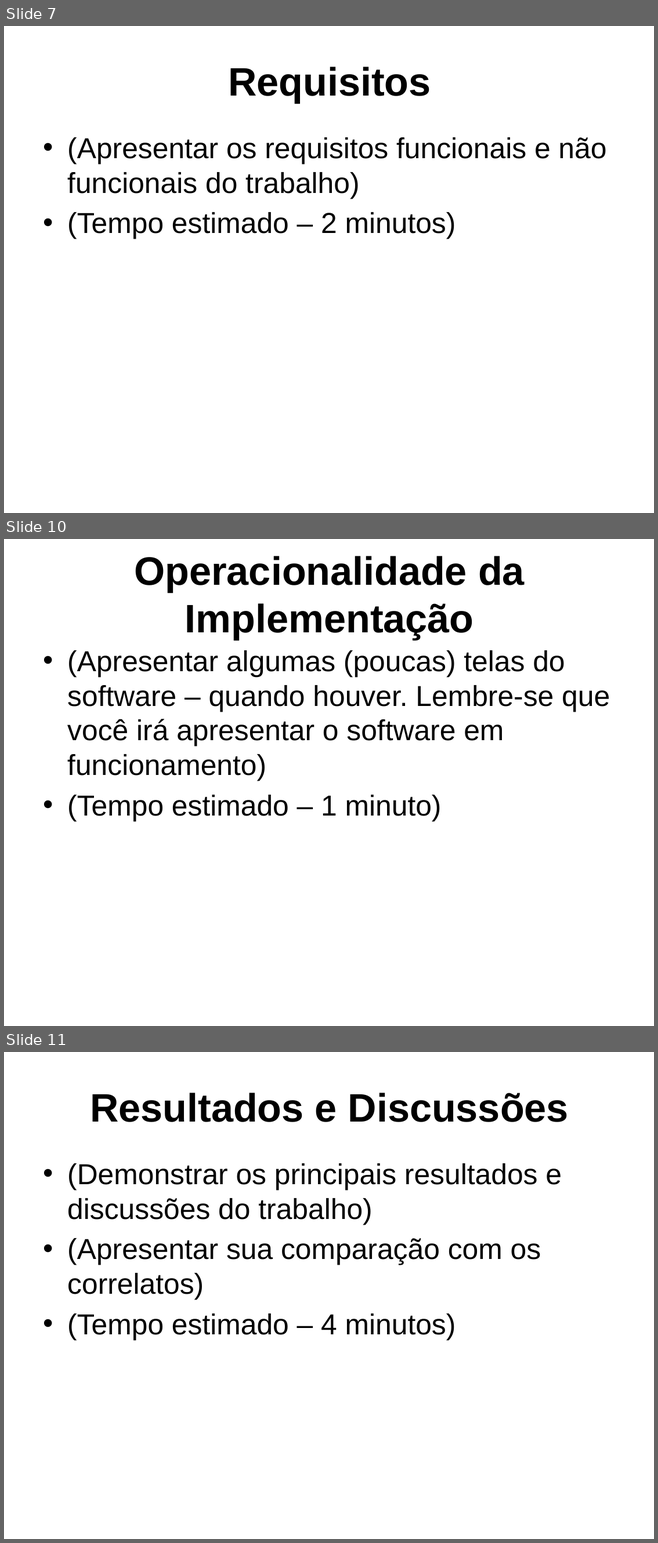
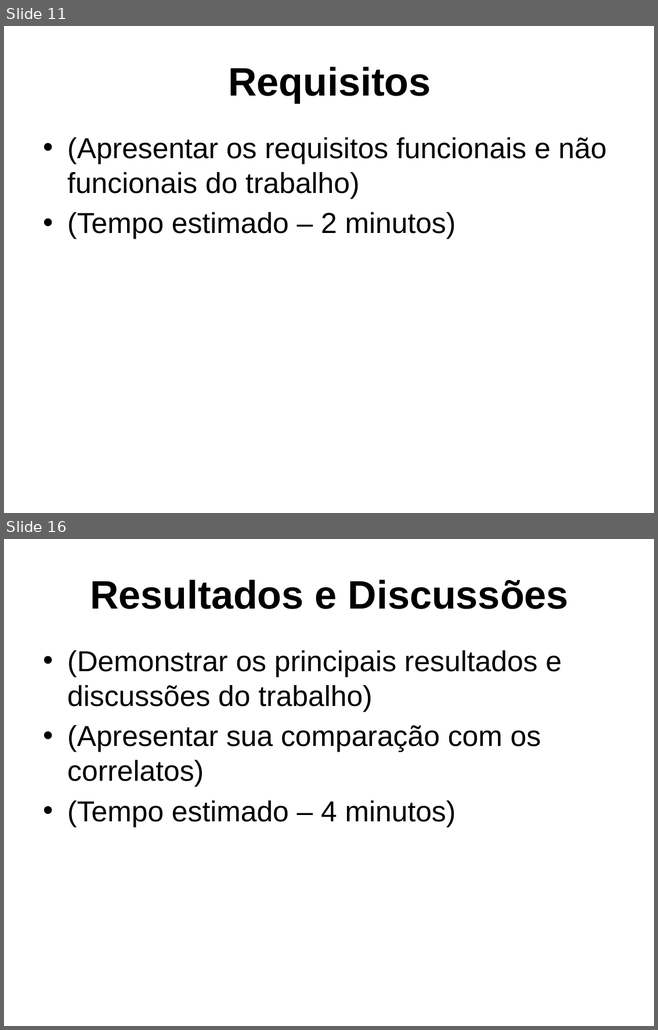
Before and after one commit to dalton-reis/tcc_bcc_2018_2_drkrause_DjonathanRafaelKrause, a slide deck: Textos/ApresentacaoTCC-DjonathanKrause.pptx. Shown one above the other, each under a label of ours: slides 7, 10 and 11 before the commit, slides 11 and 16 after it; the slides between them are not shown. The pictures are 658x1543 and 658x1030 pixels, drawn with LibreOffice and Linux fonts; fonts in the diff are those of the drawing; background and template pictures are left out. Boxes give left, top, right and bottom in pixels: in the first picture for what was removed or moved away, otherwise in the second. Text is boxed around its words. In the diff, an @@ line names an element or a change of style, - is before the commit and + after.

```diff
--- a/Textos/ApresentacaoTCC-DjonathanKrause.pptx
+++ b/Textos/ApresentacaoTCC-DjonathanKrause.pptx
@@ slide 10 removed at bbox=[4, 539, 654, 1026], background picture (left out) @@
@@ title removed at bbox=[134, 556, 524, 640] @@
-Operacionalidade da Implementação
@@ text removed at bbox=[67, 650, 610, 821] @@
-• (Apresentar algumas (poucas) telas do software – quando houver. Lembre-se que você irá apresentar o software em funcionamento)
-• (Tempo estimado – 1 minuto)
@@ what was slide 7 is now slide 11 @@
@@ what was slide 11 is now slide 16 @@
```
Also in this commit, not shown: 5 slides changed, 9 slides added, 3 other slides removed, 4 other files.
